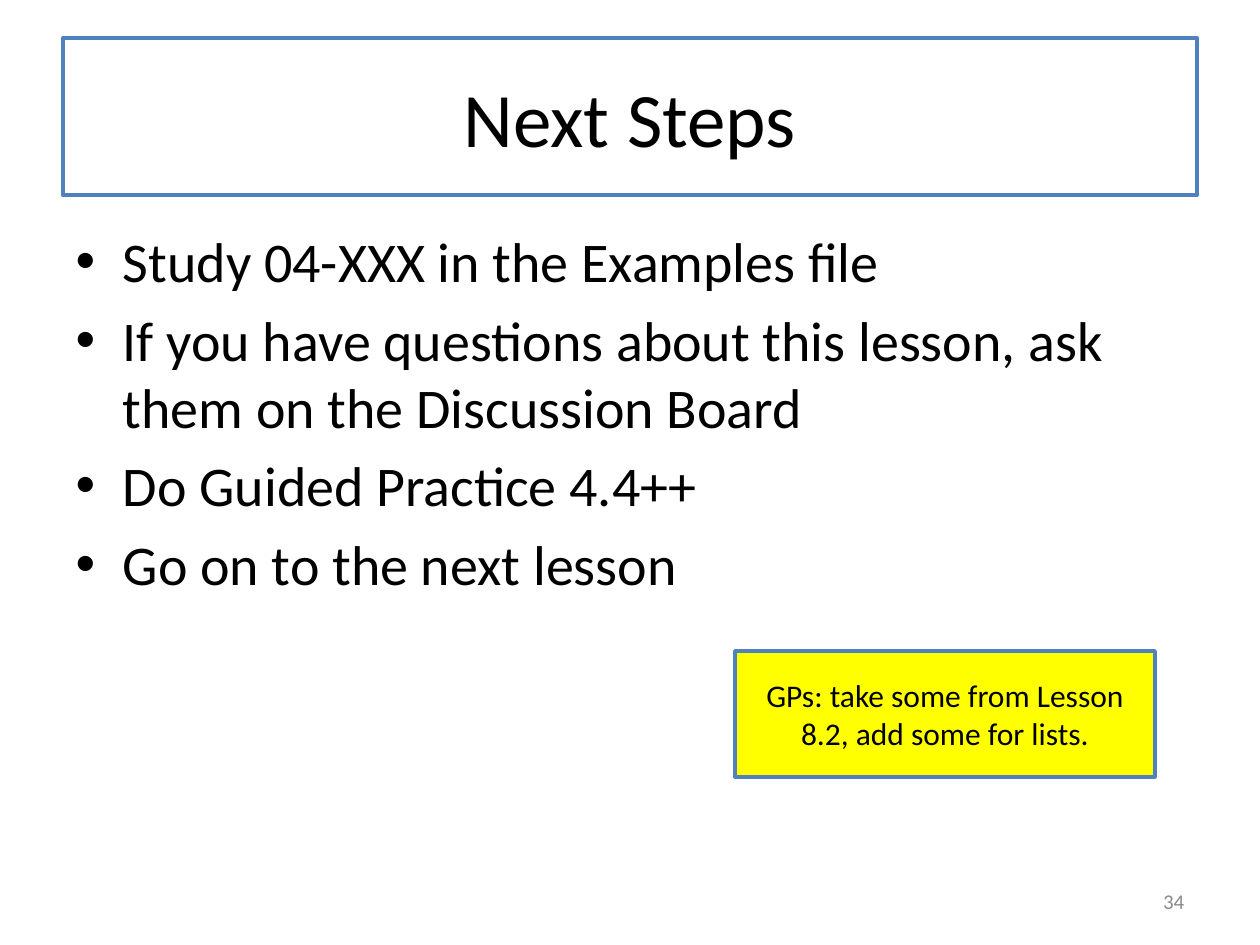
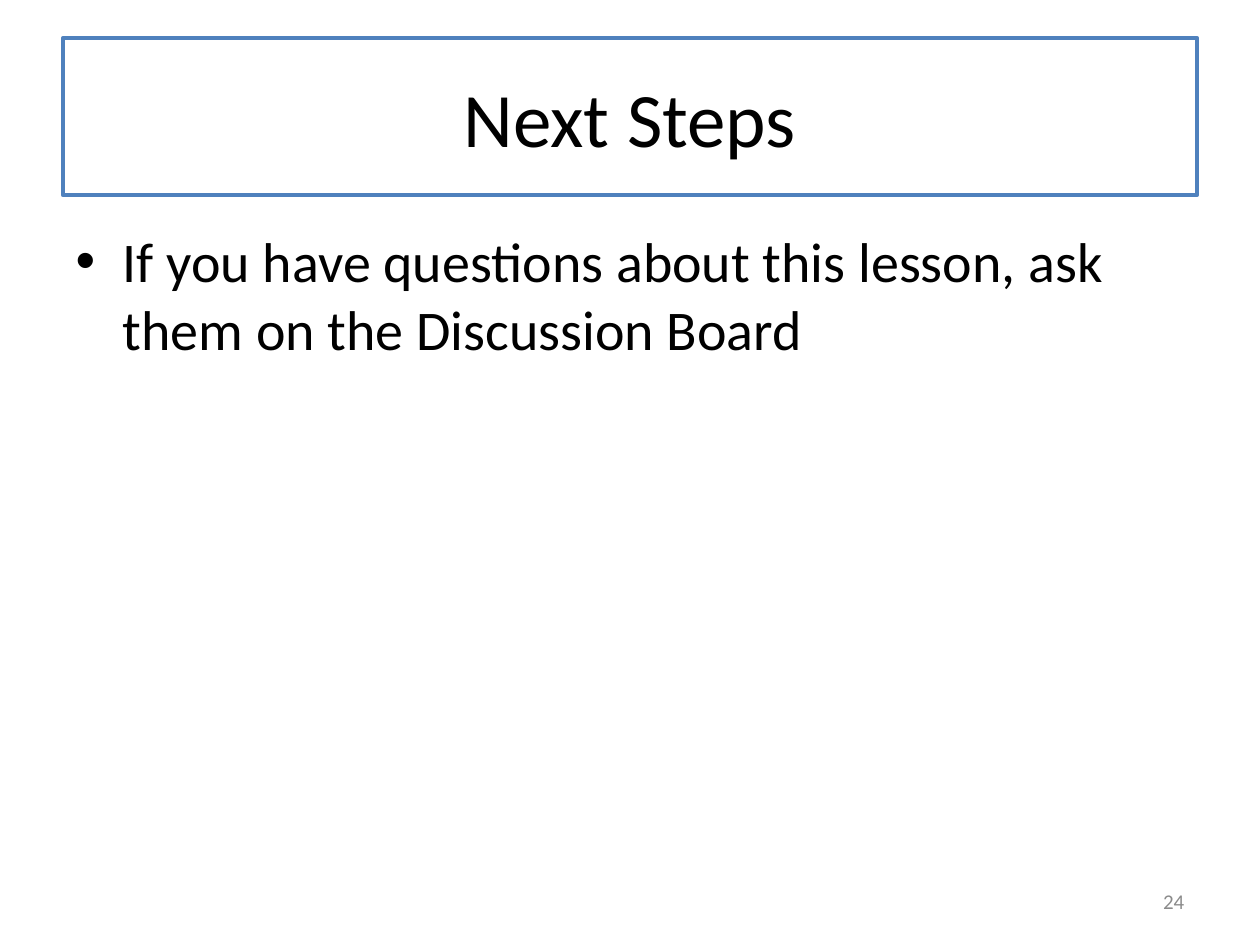
Before and after one commit to mwand/cs5010f17, a slide deck: slide 24 of Slides/Lesson 5.6 More About Recursive Data Types.pptx (slide 34 before the commit). Drawn at 1260x945 pixels with LibreOffice and Linux fonts; fonts in the diff are those of the drawing. Boxes give left, top, right and bottom in pixels: in the first picture for what was removed or moved away, otherwise in the second. Text is boxed around its words. In the diff, an @@ line names an element or a change of style, - is before the commit and + after.

Commit message:
finished Lesson 5.6

```diff
--- a/Slides/Lesson 5.6 More About Recursive Data Types.pptx
+++ b/Slides/Lesson 5.6 More About Recursive Data Types.pptx
@@ text at (x1=123, y1=243, x2=878, y2=291): paragraph removed @@
-• Study 04-XXX in the Examples file
@@ text at (x1=123, y1=467, x2=697, y2=586): paragraphs removed @@
-• Do Guided Practice 4.4++
-• Go on to the next lesson
@@ rectangle removed at (x1=735, y1=651, x2=1154, y2=777) @@
-GPs: take some from Lesson 8.2, add some for lists.
@@ page number at (x1=1163, y1=895, x2=1184, y2=909): text changed @@
-34
+24
```
Also in this commit, not shown: 4 other slides changed, 3 slides added, 18 slides removed.
